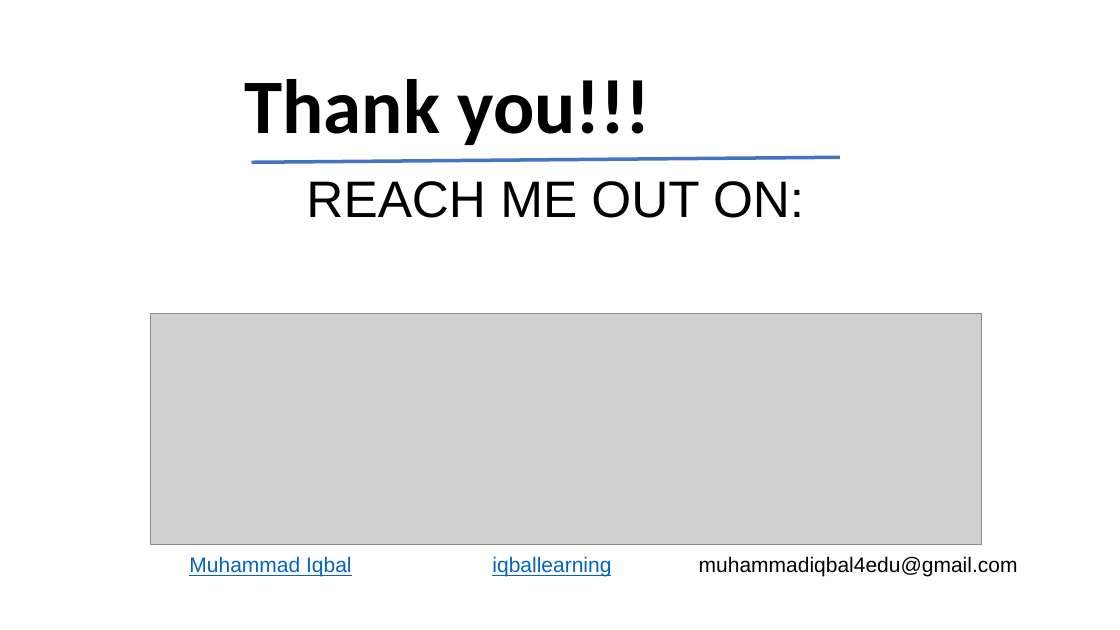
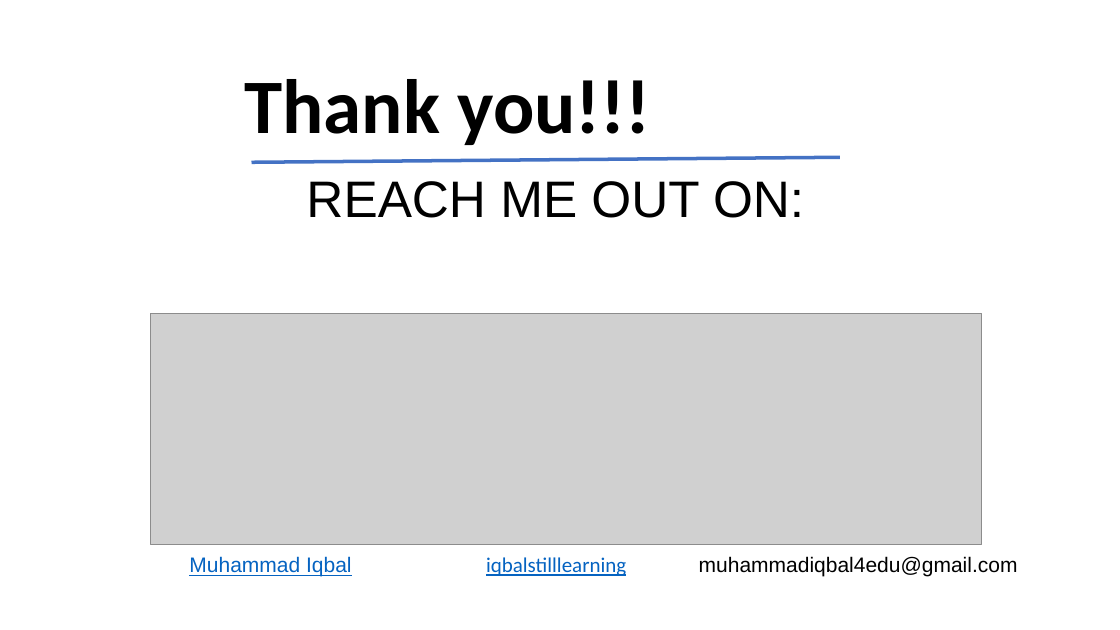
Before and after one commit to iqbalstilllearning/sales-analysis-adidas-US, a slide deck: slide 11 of Muhammad Iqbal_Deck - Adidas Sales Analysis (US).pptx. Drawn at 1120x630 pixels with LibreOffice and Linux fonts; fonts in the diff are those of the drawing; grey boxes stand for pictures. Boxes give left, top, right and bottom in pixels: in the first picture for what was removed or moved away, otherwise in the second. Text is boxed around its words. In the diff, an @@ line names an element or a change of style, - is before the commit and + after.

```diff
--- a/Muhammad Iqbal_Deck - Adidas Sales Analysis (US).pptx
+++ b/Muhammad Iqbal_Deck - Adidas Sales Analysis (US).pptx
@@ text at bbox=[486, 557, 626, 576]: text changed; font Arial to Calibri @@
-iqballearning
+iqbalstilllearning
```
Also in this commit, not shown: 1 other slide changed, 8 other files.
